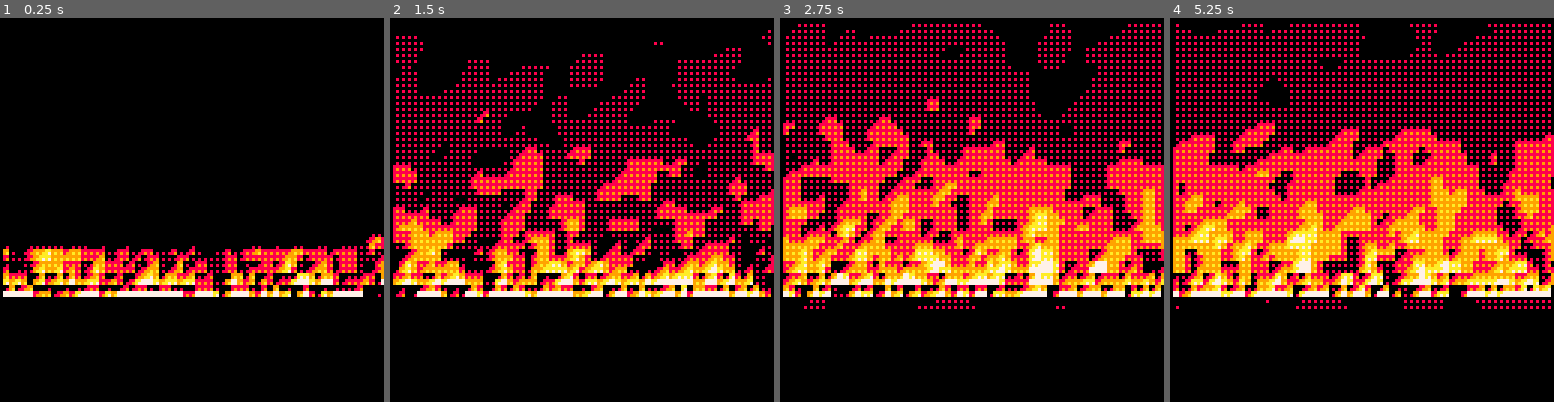
Above: before the commit, frames 1-4 (left to right).
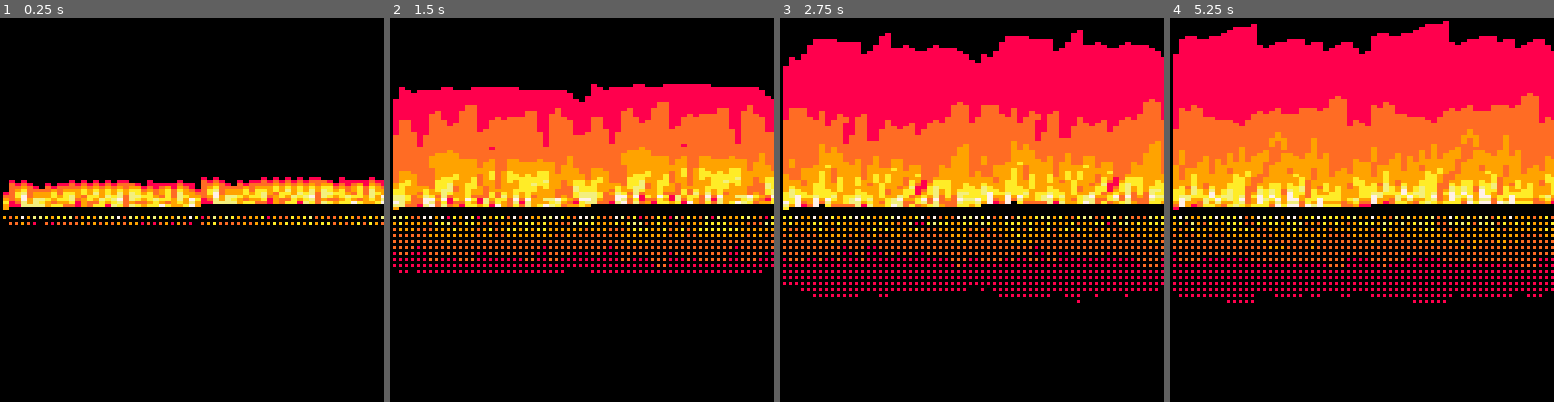
Above: after the commit, the same moments.

Repository: yami-five/4_pory_roku
Game: PICO-8 cartridge poc/fire.p8
Two runs of this game, one before a commit and one after it. Both use one fixed random seed, a clock stepped at 60 frames per second and the inputs below.
Inputs:
- Up to frame 1 (0.25 s): no input
- Up to frame 2 (1.5 s): no input
- Up to frame 3 (2.75 s): no input
- Up to frame 4 (5.25 s): no input

The runs differ from the first frame. In frame 1, 16% of the frame differs, in the area x 0-100%, y 41-73%; in frame 2, 46%; in frame 3, 58%; in frame 4, 59%, in the area x 0-100%, y 0-76%.

Commit message:
fire effect

Diff:
--- a/4_pory_roku.p8
+++ b/4_pory_roku.p8
@@ -154,9 +154,9 @@
 			t=0
 			memset(0x6000,0,0x2000)
 		end
-		if(mp==124)then
-			t=0
-		end
+		-- if(mp==124)then
+		-- 	t=0
+		-- end
 	end
 	p_elapsed=elapsed
 	if(mp==23 and t==64)then
--- a/poc/fire.p8
+++ b/poc/fire.p8
@@ -3,27 +3,20 @@
 __lua__
 
 
-w=64
-h=48
-t=0
-fire={}
-p="0,0,8,9,10,7,7,7,7,7,7,7,7,7,7,7"
-r="0,0,2,8,9,6,6,6,6,6,6,6,6,6,6,6"
-
+w,h,fire=64,64,{}
+hh=h*h
 
 function _init()
-	for x=1,w,1 do
-		add(fire,{})
-		for y=1,h,1 do
-			add(fire[x],0)
-		end
+	for i=1,hh do
+		fire[i]=0
 	end
-	p=split(p)
-	r=split(r)
-end
-
-function _update()
- //t+=1
+	pal(1,8,1)
+	pal(2,137,1)
+	pal(3,9,1)
+	pal(4,10,1)
+	pal(5,135,1)
+	pal(6,7,1)
+	pal(8,7,1)
 end
 
 function _draw()
@@ -31,32 +24,31 @@
 	draw_fire()
 end
 
+
+
 function draw_fire()
-	for x=1,w,1 do
-		fire[x][h] = abs(32768+rnd(128))%16
+	for x=1,w do
+		fire[h*(h-1)+x]=rnd(128)%16
 	end
-	for x=1,w,1 do
-		for y=1,h,1 do
-			fire[x][y]=
-				(fire[(x+w)%w+1][(y+1)%h+1]
-				+fire[x%w+1][(y+1)%h+1]
-				+fire[(x+1)%w+1][(y+1)%h+1]
-				+fire[x%w+1][(y+2)%h+1])/4.2
+	for y=0,h-1 do
+		for x=1,w do
+			local yh1=(y*h+1)
+			local yhmodhh,hmodw=(yh1+h)%hh,x%w
+			fire[yh1+x]=
+				((fire[yhmodhh+(x+w)%w]
+				+fire[((yh1+h*2)%hh)+hmodw]
+				+fire[yhmodhh+(x+1)%w]
+				+fire[((yh1+h*3)%hh)+hmodw])/4.2)%8
 		end
 	end
-	for x=1,w,1 do
-		for y=1,h,1 do
-			pset(2*x-1,2*y-1,p[flr(fire[x][y]+.5)])
-			pset(2*x-1,2*y,p[flr(fire[x][y]+.5)])
-			pset(2*x,2*y-1,p[flr(fire[x][y]+.5)])
-			pset(2*x,2*y,p[flr(fire[x][y]+1.5)])
+	for y=1,h do
+		for x=1,w*2,2 do
+		local yhx=y*h+x
+			pset(x,y,fire[yhx])
+			pset(x+1,y,fire[yhx])
+			if(y%4==0)then
+				pset(x,96-(y/2),fire[yhx])
+			end
 		end
 	end
-	-- for y=20,h,1 do
-	-- 	for x=1,w,1 do
-	-- 		pset(2*x-1,140-y,r[flr(fire[x][y]+1.5)])
-	-- 		pset(2*x,140-y,r[flr(fire[x][y]+1.5)])
-	-- 	end
-	-- end
-	line(0,127,127,127,0)
 end
--- a/poc/lens.p8
+++ b/poc/lens.p8
@@ -5,9 +5,11 @@
 lens_r=20
 lens_zoom=8
 lens={}
-x=0
-y=0
+x=64
+y=-10
 t=0
+ym=1
+xm=1
 function _init()
 	local ls=lens_r
 	local d=lens_zoom
@@ -68,25 +70,37 @@
 	for y=-lens_r,lens_r do
 		for x=-lens_r,lens_r do
 			if(buf[(y+lens_r)*lens_size+x+lens_r]!=nil)then
-				pset(x+lens_x,y+lens_y,buf[(y+lens_r)*lens_size+x+lens_r])
-
+				if((x+y)%4!=0)then
+					pset(x+lens_x,y+lens_y,buf[(y+lens_r)*lens_size+x+lens_r])
+				else
+					pset(x+lens_x,y+lens_y,1)
+				end
 			end
 		end
 	end
-	-- circ(lens_x+t,lens_y+t,22,12)
+	circ(lens_x,lens_y,20,1)
+	circfill(lens_x+14,lens_y-4,3,7)
+	circfill(lens_x+10,lens_y-10,2,14)
 end
 
--- function _update()
--- 	t+=1
--- end
+function _update()
+	t+=1
+end
 
--- function _draw()
--- 	cls()
--- 	spr(0,0,0,16,16)
--- 	-- x+=2*(cos(t))
--- 	-- y+=2*cos(t)*sin(t)
--- 	draw_lens(x+t,y+t)
--- end
+function _draw()
+	cls()
+	spr(0,0,0,16,16)
+	print(y,0,0,7)
+	if(t<120)then
+		y+=1
+		x+=0.1
+	end
+	if(t>120 and t<163)then
+		y-=1
+		x+=0.75
+	end
+	draw_lens(x,y)
+end
 __gfx__
 00000000000000000000000000000000000000000000000000000000000000000000000000000000000000000000000000000000000000000000000000000000
 00000000000000000000000000000000000000000000000000000000000000000000000000000000000000000000000000000000000000000000000000000000
--- a/seasons.p8
+++ b/seasons.p8
@@ -168,9 +168,9 @@
         inverted_leaves()
     elseif(mp<119)then
         spr(0,0,-128+t*4,16,16)
-    elseif(mp<120)then
+    elseif(mp<121)then
         spr(0,0,0,16,16)
-    elseif(mp==120 and t<5)then
+    elseif(mp==121 and t<5)then
         memset(0x6000,0x77,0x2000)
     else
         zoom_rotator(0,texture)
